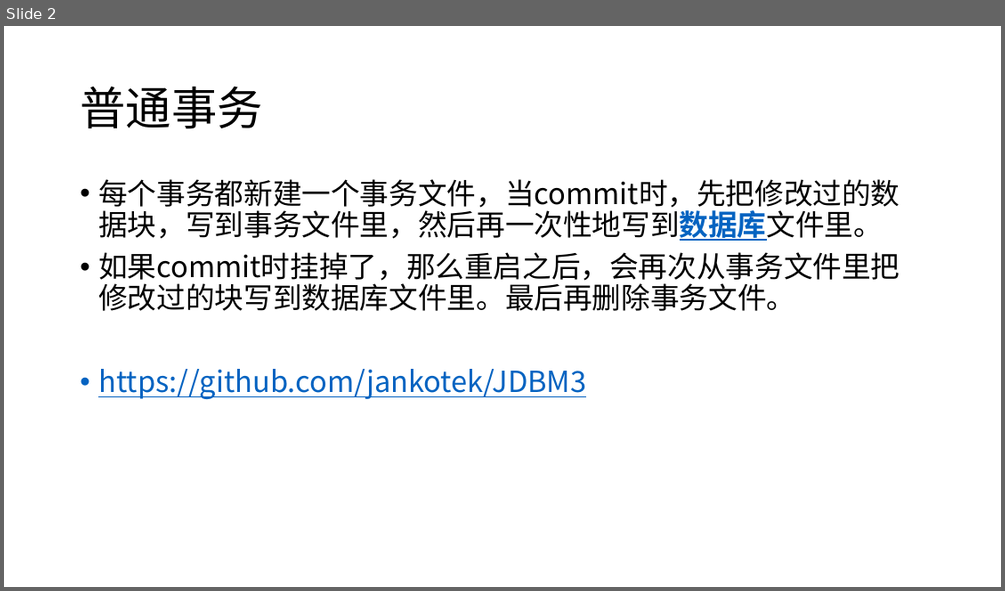
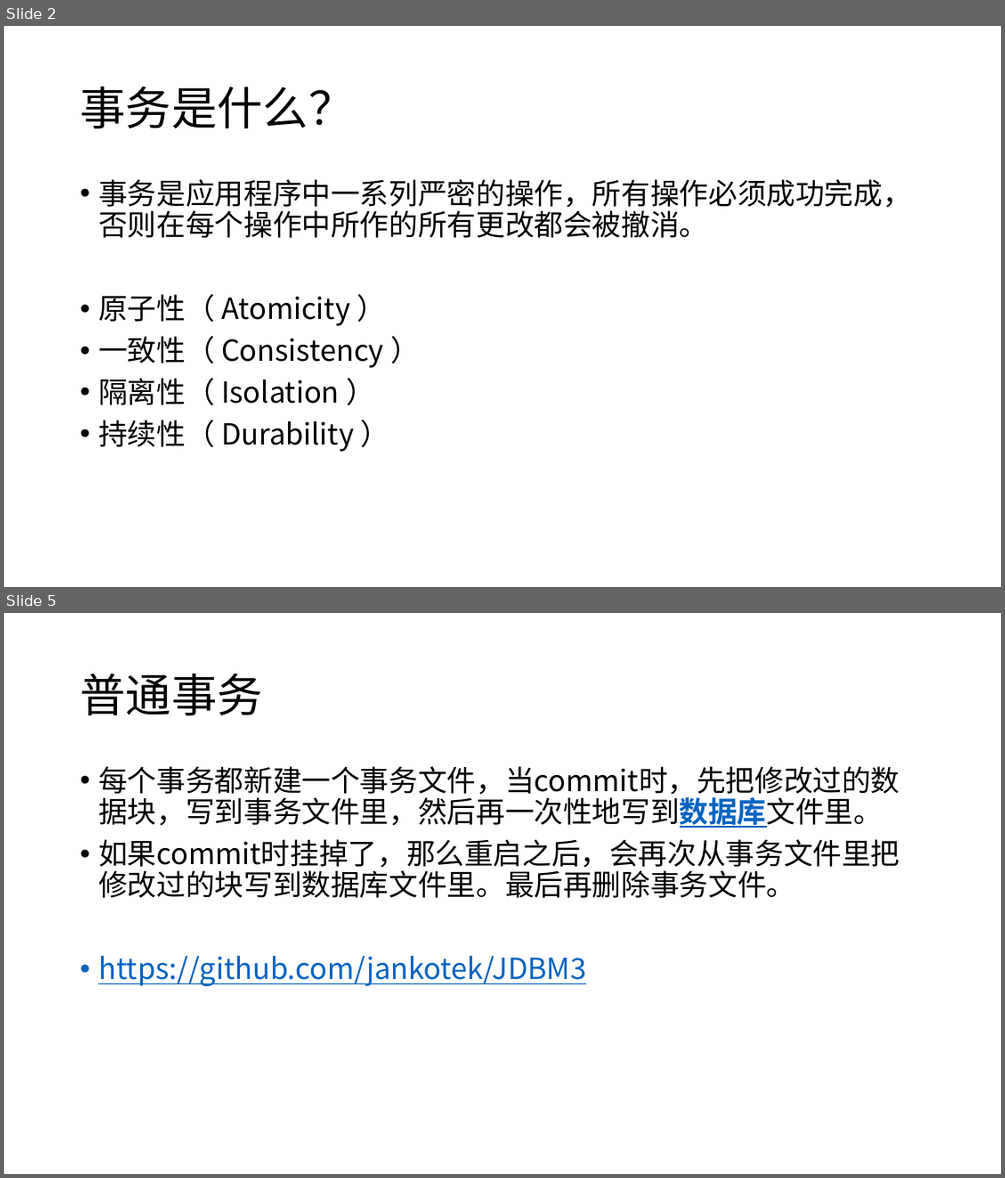
Before and after one commit to courage89/xa_presentation, a slide deck: 分布式事务.pptx. Shown one above the other, each under a label of ours: slide 2 before the commit, slides 2 and 5 after it; the slides between them are not shown. The pictures are 1005x591 and 1005x1178 pixels, drawn with LibreOffice and Linux fonts; fonts in the diff are those of the drawing. Boxes give left, top, right and bottom in pixels: in the first picture for what was removed or moved away, otherwise in the second. Text is boxed around its words. In the diff, an @@ line names an element or a change of style, - is before the commit and + after.

```diff
--- a/分布式事务.pptx
+++ b/分布式事务.pptx
@@ slide 2 added at [4, 26, 1001, 587], background #FFFFFF @@
@@ title added at [80, 87, 354, 129], 44 pt, text #000000 @@
+事务是什么？
@@ text added at [98, 179, 911, 451], 28 pt, text #000000 @@
+• 事务是应用程序中一系列严密的操作，所有操作必须成功完成，否则在每个操作中所作的所有更改都会被撤消。
+• 原子性（ Atomicity ）
+• 一致性（ Consistency ）
+• 隔离性（ Isolation ）
+• 持续性（ Durability ）
@@ what was slide 2 is now slide 5 @@
```
Also in this commit, not shown: 2 slides changed, 7 other slides added.
